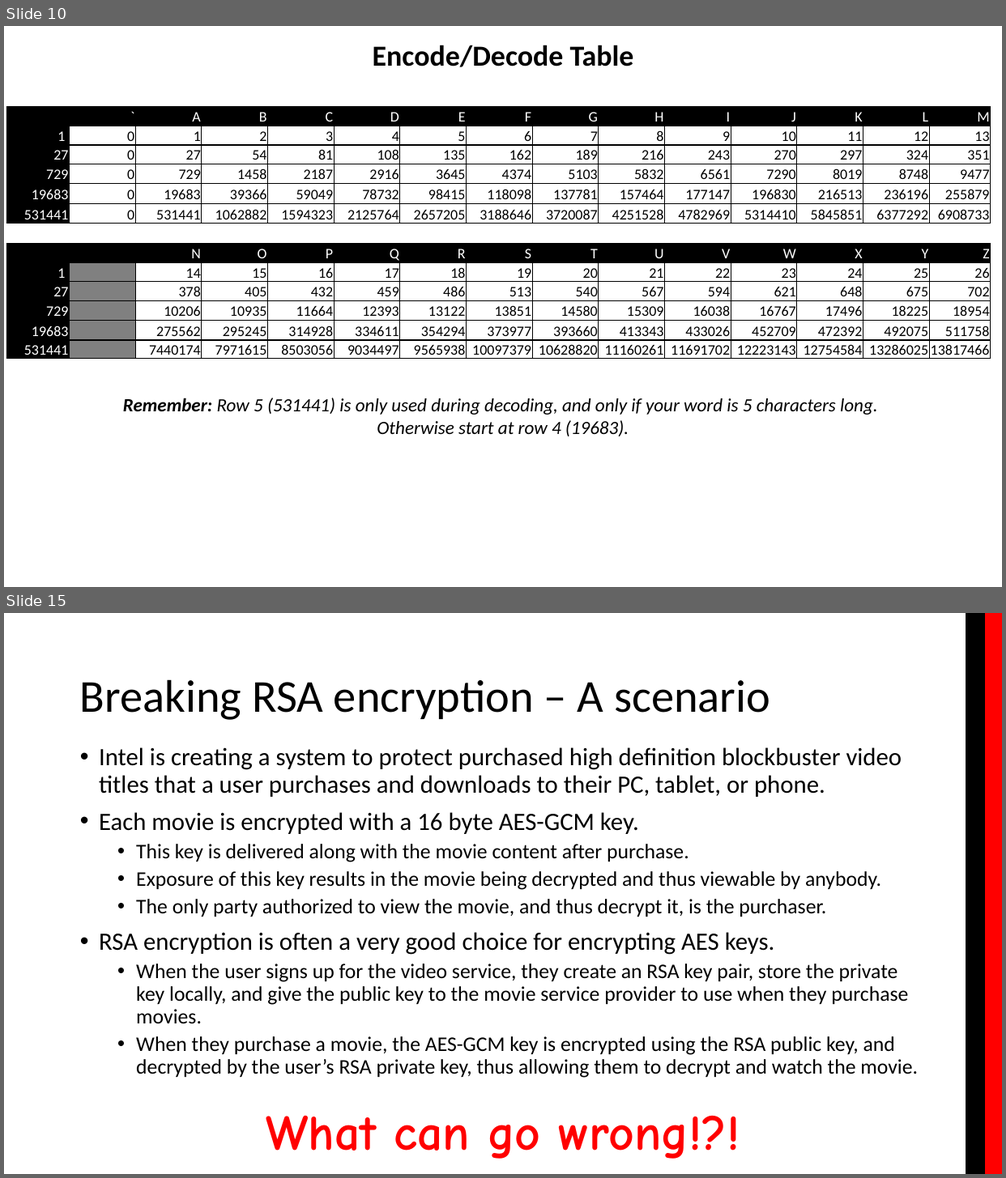
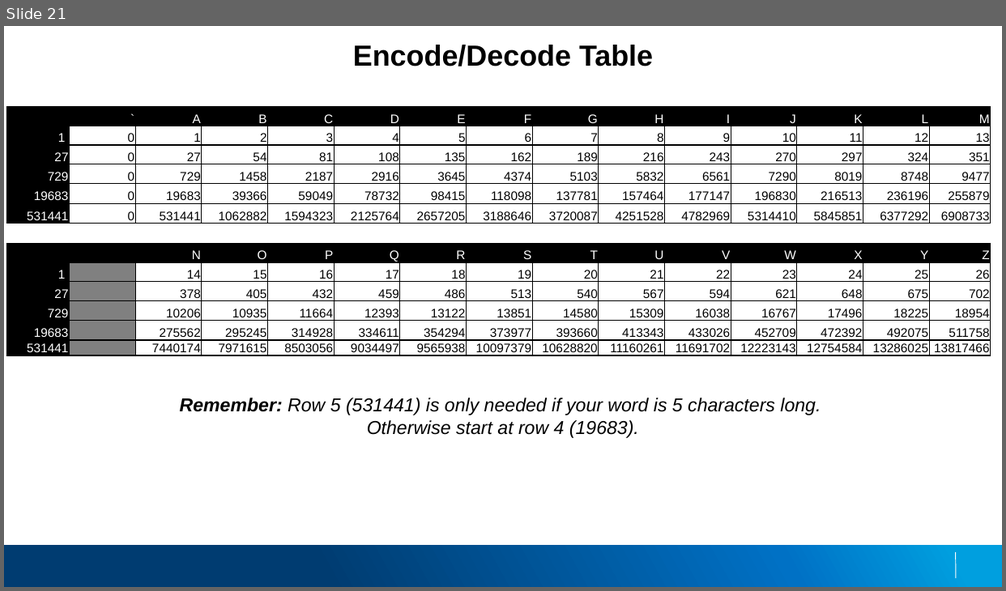
Before and after one commit to applesauce49/lincoln_high, a slide deck: presos/LincolnHighVisit-2019.pptx. Shown one above the other, each under a label of ours: slides 10 and 15 before the commit, slide 21 after it; the slides between them are not shown. The pictures are 1006x1178 and 1006x591 pixels, drawn with LibreOffice and Linux fonts; fonts in the diff are those of the drawing; background and template pictures are left out. Boxes give left, top, right and bottom in pixels: in the first picture for what was removed or moved away, otherwise in the second. Text is boxed around its words. In the diff, an @@ line names an element or a change of style, - is before the commit and + after.

Commit message:
Updated slides with new theme, and refined content.

```diff
--- a/presos/LincolnHighVisit-2019.pptx
+++ b/presos/LincolnHighVisit-2019.pptx
@@ slide 15 removed at (4, 613, 1002, 1174), background #FFFFFF @@
@@ rectangle removed at (966, 613, 986, 1174) @@
@@ rectangle removed at (985, 613, 1002, 1174) @@
@@ title removed at (80, 679, 770, 720) @@
-Breaking RSA encryption – A scenario
@@ text removed at (99, 747, 918, 1078) @@
-• Intel is creating a system to protect purchased high definition blockbuster video titles that a user purchases and downloads to their PC, tablet, or phone.
-• Each movie is encrypted with a 16 byte AES-GCM key.
-  • This key is delivered along with the movie content after purchase.
-  • Exposure of this key results in the movie being decrypted and thus viewable by anybody.
-  • The only party authorized to view the movie, and thus decrypt it, is the purchaser.
-• RSA encryption is often a very good choice for encrypting AES keys.
-  • When the user signs up for the video service, they create an RSA key pair, store the private key locally, and give the public key to the movie service provider to use when they purchase movies.
-  • When they purchase a movie, the AES-GCM key is encrypted using the RSA public key, and decrypted by the user’s RSA private key, thus allowing them to decrypt and watch the movie.
@@ text removed at (266, 1115, 740, 1159) @@
-What can go wrong!?!
@@ what was slide 10 is now slide 21 @@
@@ slide 21 changed as well @@
@@ text "Encode/Decode Table" at (353, 45, 653, 66): font Calibri to Arial @@
@@ table at (7, 107, 987, 359) @@
@@ size 14 to 12 pt, font Calibri to Arial @@
@@ text at (180, 398, 820, 416): text changed; font Calibri to Arial @@
-Remember: Row 5 (531441) is only used during decoding, and only if your word is 5 characters long.
+Remember: Row 5 (531441) is only needed if your word is 5 characters long.
@@ text at (367, 420, 639, 438): font Calibri to Arial in "Otherwise start at row 4 (19683)." @@
@@ rectangle added at (4, 545, 1002, 587), fill gradient #003C71 to #0071C5 to #009FDF @@
@@ line added from (956, 552) to (957, 578), #FFFFFF 0.75 pt @@
```
Also in this commit, not shown: 7 other slides changed, 14 slides added, 7 other slides removed.
